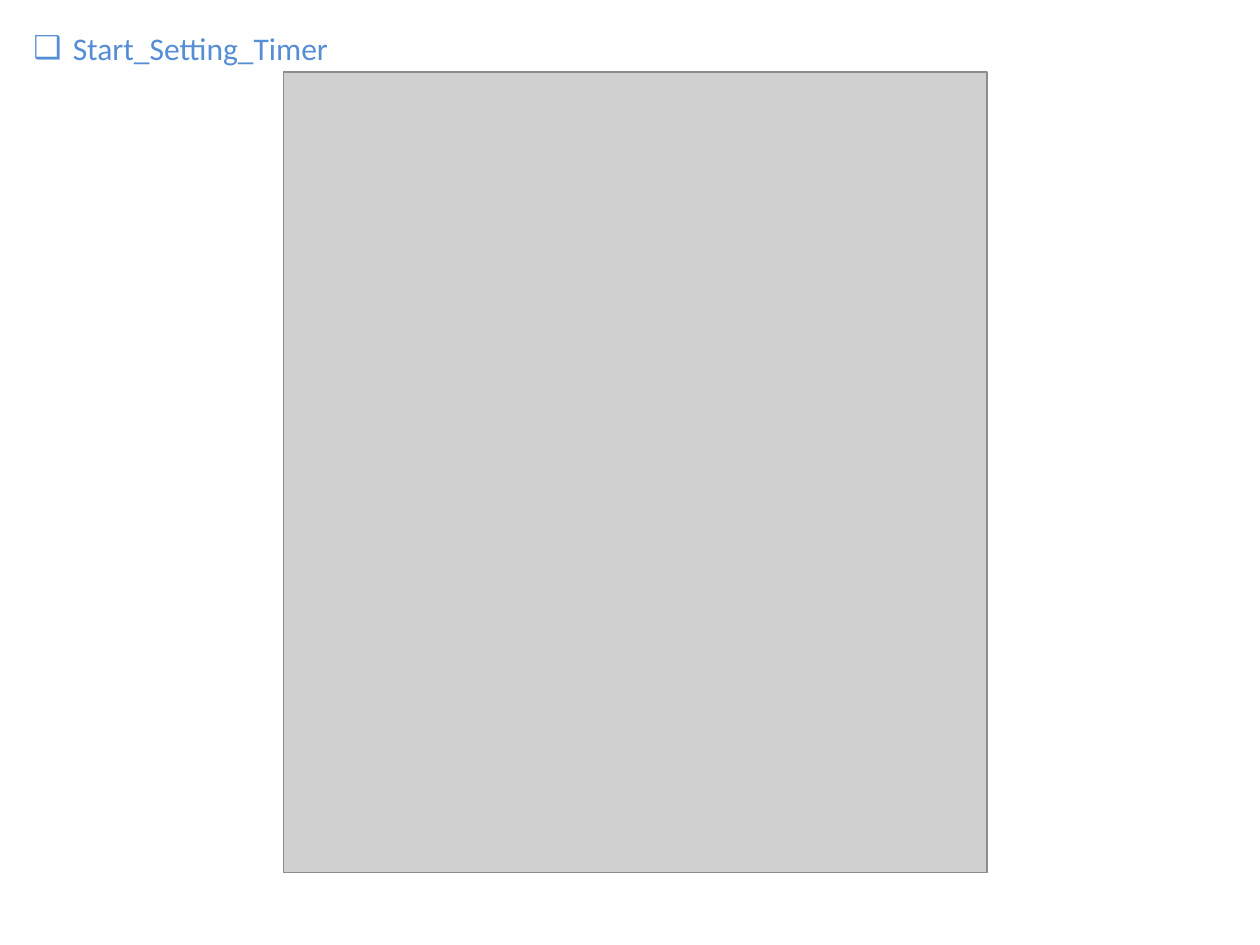
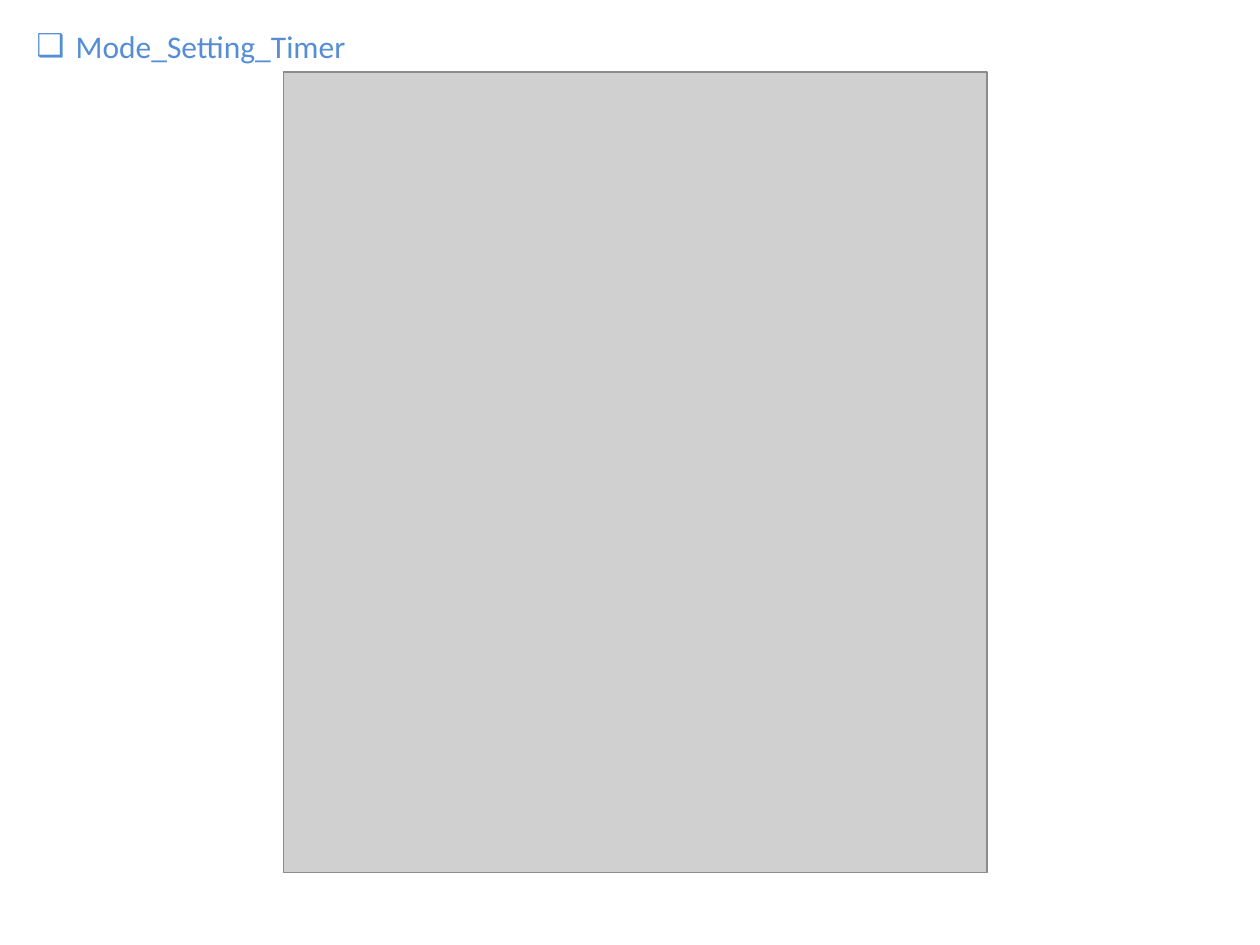
Before and after one commit to Abdelaziz-Sayed-Mohamed/water_heater, a slide deck: slide 16 of WaterHeater.pptx. Drawn at 1260x945 pixels with LibreOffice and Linux fonts; fonts in the diff are those of the drawing; grey boxes stand for pictures. Boxes give left, top, right and bottom in pixels: in the first picture for what was removed or moved away, otherwise in the second. Text is boxed around its words. In the diff, an @@ line names an element or a change of style, - is before the commit and + after.

```diff
--- a/WaterHeater.pptx
+++ b/WaterHeater.pptx
@@ text at (76, 36, 346, 64): text changed @@
-❑ Start_Setting_Timer
+❑ Mode_Setting_Timer
```
Also in this commit, not shown: 2 other slides changed, 1 slide added, 5 other files.
